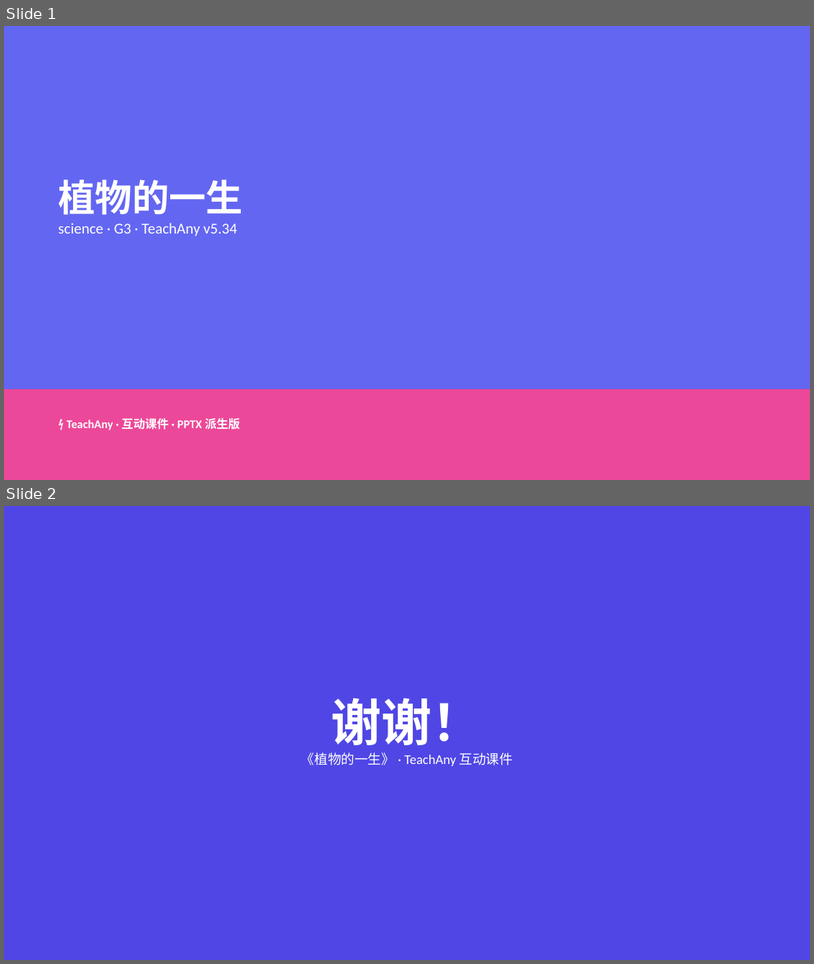
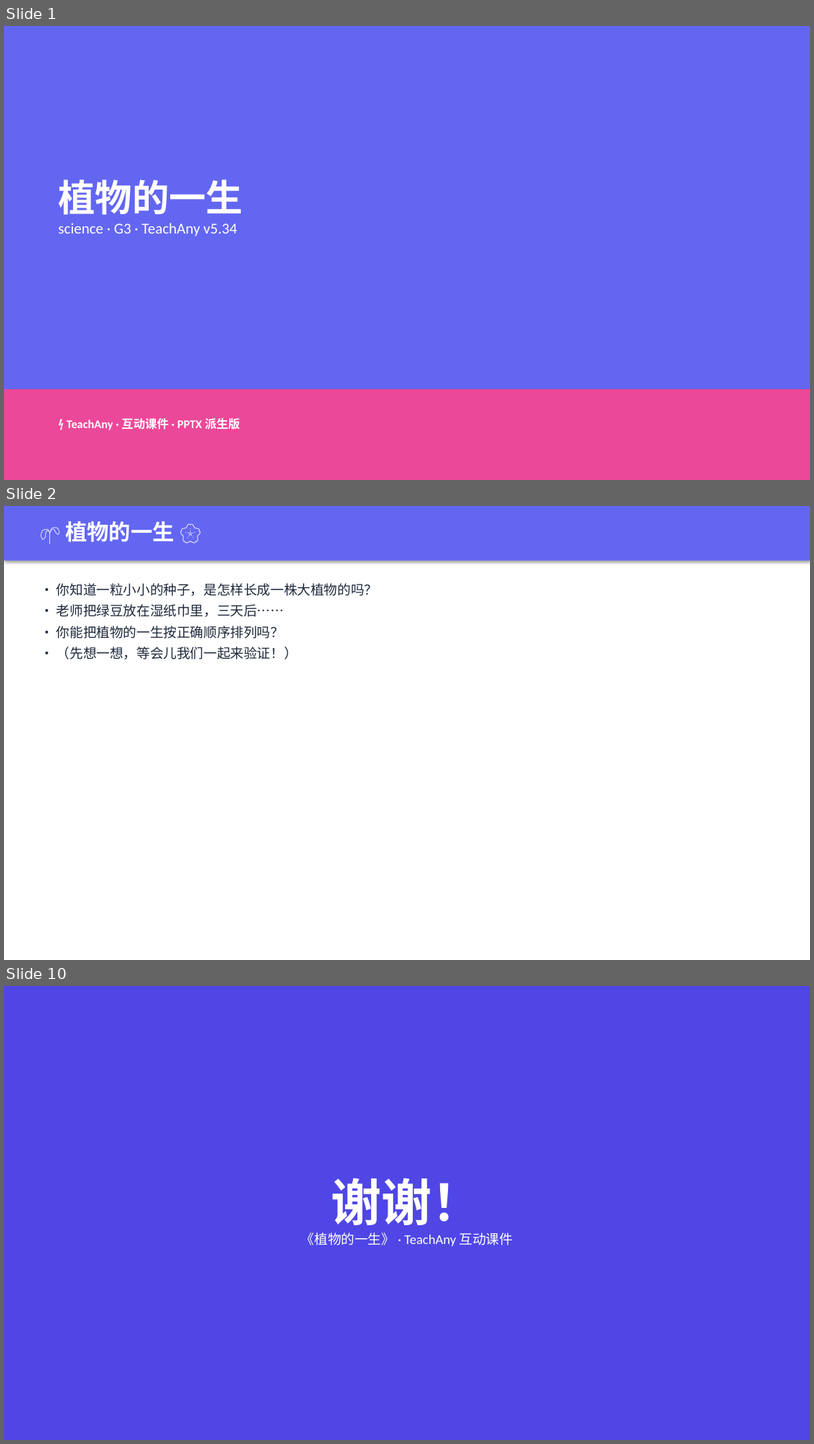
Before and after one commit to weponusa/teachany, a slide deck: examples/science-plant-life-cycle/science-plant-life-cycle.pptx. Shown one above the other, each under a label of ours: slides 1 and 2 before the commit, slides 1, 2 and 10 after it; the slides between them are not shown. The pictures are 814x964 and 814x1444 pixels, drawn with LibreOffice and Linux fonts; fonts in the diff are those of the drawing. Boxes give left, top, right and bottom in pixels: in the first picture for what was removed or moved away, otherwise in the second. Text is boxed around its words. In the diff, an @@ line names an element or a change of style, - is before the commit and + after.

```diff
--- a/examples/science-plant-life-cycle/science-plant-life-cycle.pptx
+++ b/examples/science-plant-life-cycle/science-plant-life-cycle.pptx
@@ slide 2 added at (x1=4, y1=506, x2=810, y2=960), background #FFFFFF @@
@@ rectangle added at (x1=4, y1=506, x2=810, y2=561), fill #6366F1 @@
@@ text added at (x1=65, y1=521, x2=175, y2=542), 26 pt, text #FFFFFF, bold @@
+🌱 植物的一生 🌸
@@ text added at (x1=57, y1=583, x2=378, y2=659), 16 pt, text #1E293B @@
+• 你知道一粒小小的种子，是怎样长成一株大植物的吗？
+• 老师把绿豆放在湿纸巾里，三天后……
+• 你能把植物的一生按正确顺序排列吗？
+• （先想一想，等会儿我们一起来验证！）
@@ what was slide 2 is now slide 10 @@
```
Also in this commit, not shown: 7 other slides added, 5 other files.
